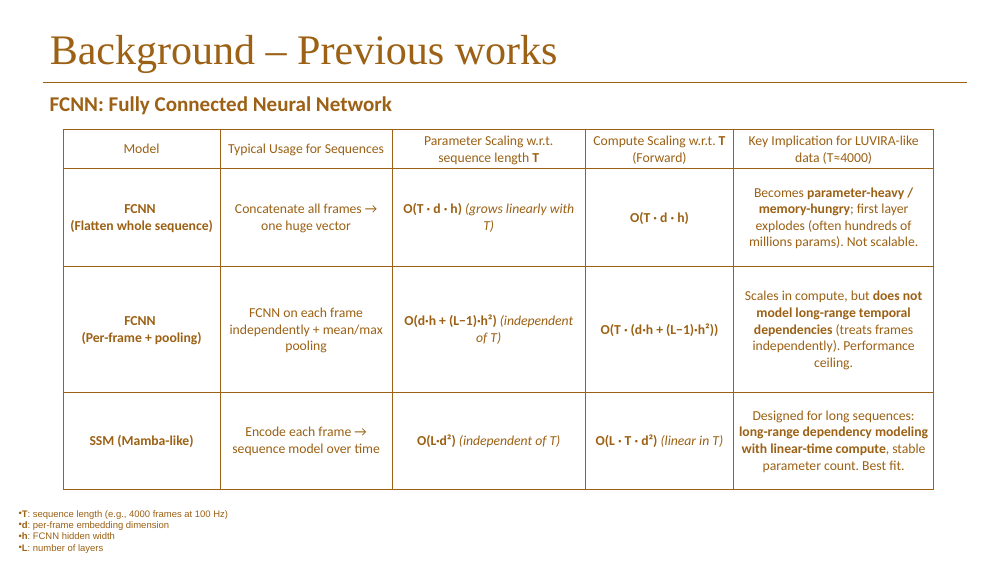
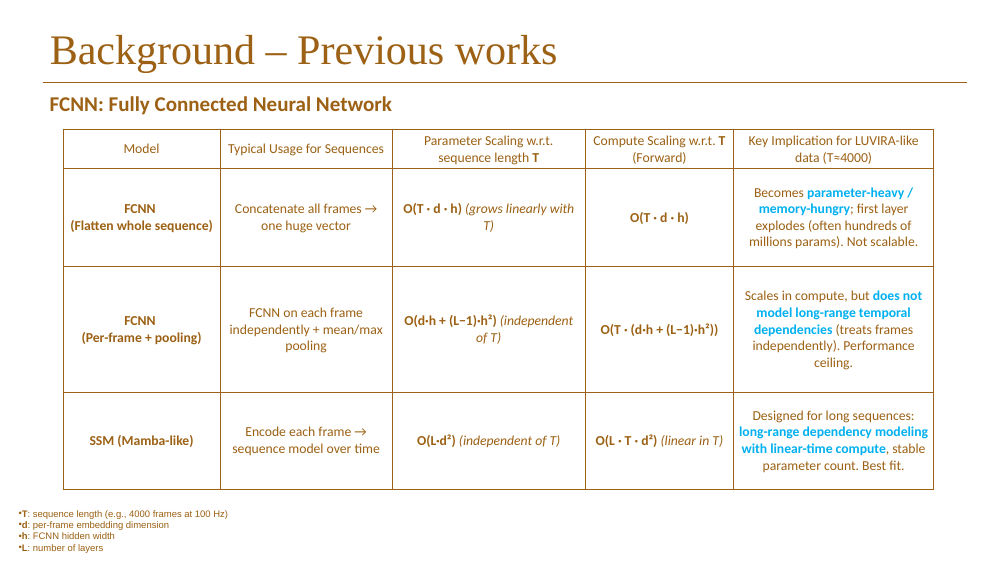
Before and after one commit to Elison-debug/Cmamba_reconstruct, a slide deck: slide 9 of pre-ssm.pptx. Drawn at 1008x566 pixels with LibreOffice and Linux fonts; fonts in the diff are those of the drawing; background and template pictures are left out. Boxes give left, top, right and bottom in pixels: in the first picture for what was removed or moved away, otherwise in the second. Text is boxed around its words. In the diff, an @@ line names an element or a change of style, - is before the commit and + after.

```diff
--- a/pre-ssm.pptx
+++ b/pre-ssm.pptx
@@ table at box(63, 130, 933, 490) @@
@@ text colour #9C6114 to #00B0F0 in "parameter-heavy / memory-hungry;", "does not model long-range temporal dependencies", "long-range dependency modeling with linear-time compute," @@
```
Also in this commit, not shown: 4 other slides changed.
